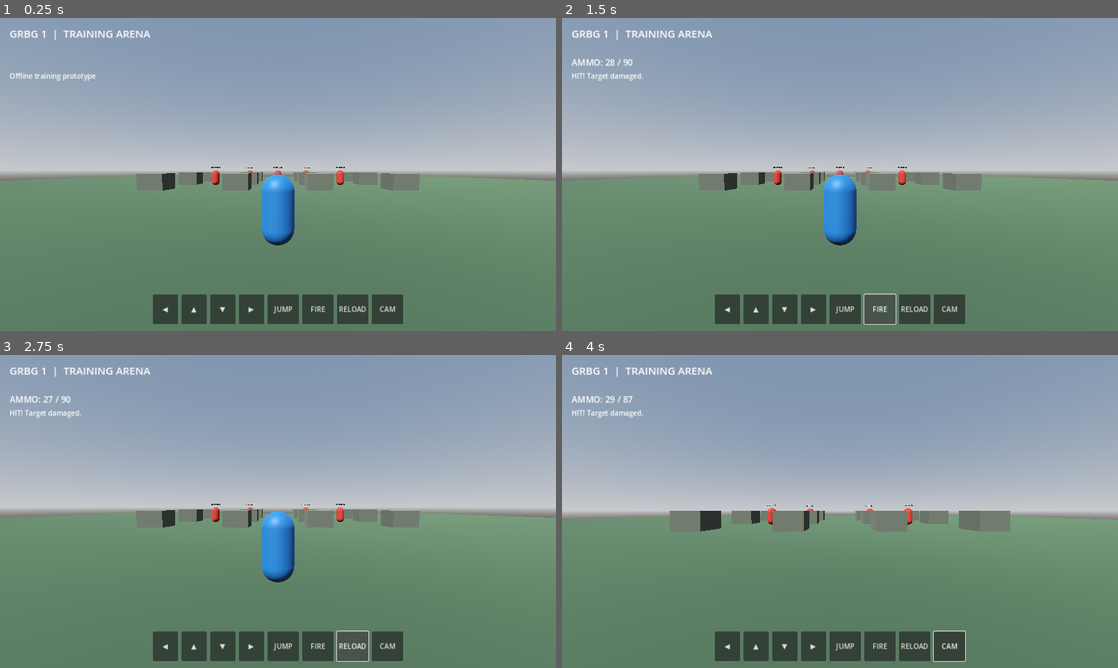
Above: before the commit, frames 1-4 (two rows, left to right).
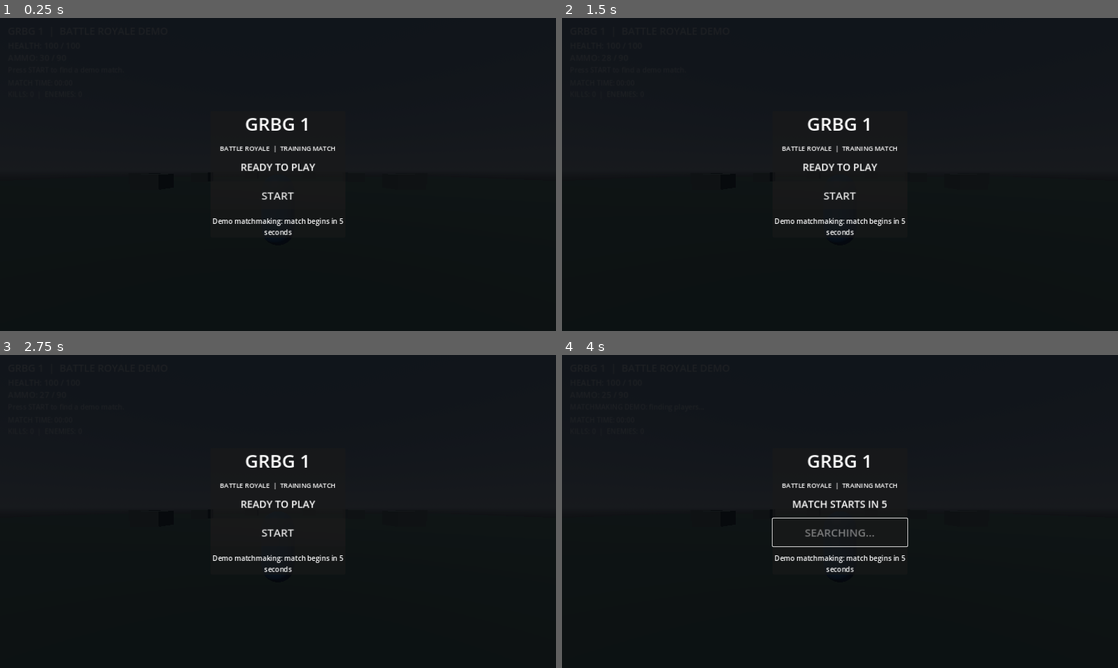
Above: after the commit, the same moments.

Repository: rakeshbaraiya365-afk/GRGB1
Game: Godot game, scene res://scenes/main.tscn
The game is run twice, just before and just after one commit, with the same random seed, the same clock (stepped at 60 frames per second) and the same inputs.
Inputs (mouse positions are in pixels of both pictures, inside the frame that each line leads up to):
- Up to frame 1 (0.25 s): no input
- Up to frame 2 (1.5 s): click (845, 309) at 0.5 s, where only the run before the commit has a clickable "JUMP"; click (878, 309) at 1.25 s, where only the run before the commit has a clickable "FIRE"
- Up to frame 3 (2.75 s): click (350, 646) at 2 s, where only the run before the commit has a clickable "RELOAD"
- Up to frame 4 (4 s): click (951, 646) at 2.75 s, where only the run before the commit has a clickable "CAM"; click (840, 533) at 3.5 s, where only the run after the commit has a clickable "START"

The runs differ from the first frame. In frame 1, 100% of the frame differs, in the area x 0-100%, y 0-100%; in frame 2, 100%; in frame 3, 100%; in frame 4, 100%.

Commit message:
Add five-second matchmaking demo and soldier AI enemies

Diff:
--- /dev/null
+++ b/scripts/enemy_ai.gd
@@ -0,0 +1,187 @@
+extends CharacterBody3D
+class_name GRBGEnemy
+
+signal defeated(enemy: Node3D)
+
+const MOVE_SPEED := 3.4
+const GRAVITY := 18.0
+const DETECT_RANGE := 38.0
+const ATTACK_RANGE := 19.0
+const ATTACK_INTERVAL := 1.35
+const DAMAGE := 7
+
+var target_player: Node3D
+var health := 120
+var attack_timer := 1.0
+var label: Label3D
+var vest_material: StandardMaterial3D
+
+func _ready() -> void:
+	_build_collision()
+	_build_soldier_model()
+
+func _build_collision() -> void:
+	var collision := CollisionShape3D.new()
+	var capsule := CapsuleShape3D.new()
+	capsule.radius = 0.40
+	capsule.height = 1.85
+	collision.shape = capsule
+	collision.position.y = 0.93
+	add_child(collision)
+
+func _material(color: Color, metallic: float = 0.0) -> StandardMaterial3D:
+	var material := StandardMaterial3D.new()
+	material.albedo_color = color
+	material.roughness = 0.78
+	material.metallic = metallic
+	return material
+
+func _part(mesh: Mesh, position: Vector3, material: Material, rotation: Vector3 = Vector3.ZERO, scale: Vector3 = Vector3.ONE) -> MeshInstance3D:
+	var instance := MeshInstance3D.new()
+	instance.mesh = mesh
+	instance.position = position
+	instance.rotation = rotation
+	instance.scale = scale
+	instance.material_override = material
+	add_child(instance)
+	return instance
+
+func _capsule(radius: float, height: float, position: Vector3, material: Material, rotation: Vector3 = Vector3.ZERO) -> void:
+	var mesh := CapsuleMesh.new()
+	mesh.radius = radius
+	mesh.height = height
+	_part(mesh, position, material, rotation)
+
+func _build_soldier_model() -> void:
+	var uniform := _material(Color(0.20, 0.27, 0.18))
+	var dark := _material(Color(0.075, 0.09, 0.075))
+	var skin := _material(Color(0.55, 0.36, 0.24))
+	var helmet_mat := _material(Color(0.13, 0.19, 0.13), 0.08)
+	vest_material = _material(Color(0.30, 0.34, 0.22))
+	var metal := _material(Color(0.10, 0.12, 0.12), 0.55)
+
+	# Boots and legs
+	var boot_mesh := BoxMesh.new()
+	boot_mesh.size = Vector3(0.34, 0.20, 0.48)
+	_part(boot_mesh, Vector3(-0.17, 0.12, -0.04), dark)
+	_part(boot_mesh, Vector3(0.17, 0.12, -0.04), dark)
+	_capsule(0.16, 0.78, Vector3(-0.17, 0.48, 0), uniform)
+	_capsule(0.16, 0.78, Vector3(0.17, 0.48, 0), uniform)
+
+	# Torso, tactical vest and shoulder pads
+	_capsule(0.34, 0.92, Vector3(0, 1.15, 0), uniform)
+	var vest := BoxMesh.new()
+	vest.size = Vector3(0.62, 0.60, 0.30)
+	_part(vest, Vector3(0, 1.22, -0.04), vest_material)
+	var shoulder := SphereMesh.new()
+	shoulder.radius = 0.19
+	shoulder.height = 0.36
+	_part(shoulder, Vector3(-0.39, 1.43, 0), uniform)
+	_part(shoulder, Vector3(0.39, 1.43, 0), uniform)
+
+	# Arms
+	_capsule(0.13, 0.72, Vector3(-0.43, 1.17, -0.03), uniform, Vector3(0, 0, -0.22))
+	_capsule(0.13, 0.72, Vector3(0.43, 1.17, -0.18), uniform, Vector3(0, 0, 0.22))
+	var glove := SphereMesh.new()
+	glove.radius = 0.13
+	glove.height = 0.22
+	_part(glove, Vector3(-0.48, 0.82, -0.10), dark)
+	_part(glove, Vector3(0.48, 0.84, -0.30), dark)
+
+	# Head, face and helmet
+	var head := SphereMesh.new()
+	head.radius = 0.22
+	head.height = 0.43
+	_part(head, Vector3(0, 1.83, 0), skin)
+	var helmet := SphereMesh.new()
+	helmet.radius = 0.25
+	helmet.height = 0.25
+	_part(helmet, Vector3(0, 2.00, 0.015), helmet_mat)
+	var visor := BoxMesh.new()
+	visor.size = Vector3(0.30, 0.055, 0.10)
+	_part(visor, Vector3(0, 1.88, -0.19), dark)
+
+	# Backpack
+	var pack := BoxMesh.new()
+	pack.size = Vector3(0.40, 0.58, 0.22)
+	_part(pack, Vector3(0, 1.23, 0.24), dark)
+
+	# Rifle silhouette held across the chest
+	var rifle := BoxMesh.new()
+	rifle.size = Vector3(0.13, 0.14, 0.82)
+	_part(rifle, Vector3(0.38, 1.23, -0.48), metal, Vector3(0, 0, -0.10))
+	var barrel := CylinderMesh.new()
+	barrel.top_radius = 0.035
+	barrel.bottom_radius = 0.035
+	barrel.height = 0.50
+	_part(barrel, Vector3(0.38, 1.23, -1.10), metal, Vector3(PI / 2.0, 0, 0))
+	var stock := BoxMesh.new()
+	stock.size = Vector3(0.15, 0.19, 0.22)
+	_part(stock, Vector3(0.38, 1.23, -0.05), dark)
+
+	label = Label3D.new()
+	label.text = "ENEMY 120 HP"
+	label.position = Vector3(0, 2.35, 0)
+	label.billboard = BaseMaterial3D.BILLBOARD_ENABLED
+	label.font_size = 28
+	add_child(label)
+
+func _physics_process(delta: float) -> void:
+	if target_player == null or not is_instance_valid(target_player):
+		return
+	if target_player.get("health") <= 0:
+		velocity.x = move_toward(velocity.x, 0.0, MOVE_SPEED * delta)
+		velocity.z = move_toward(velocity.z, 0.0, MOVE_SPEED * delta)
+		_apply_gravity(delta)
+		move_and_slide()
+		return
+
+	attack_timer = maxf(attack_timer - delta, 0.0)
+	var offset := target_player.global_position - global_position
+	var flat_offset := Vector3(offset.x, 0, offset.z)
+	var distance := flat_offset.length()
+
+	if distance <= DETECT_RANGE:
+		if distance > 1.8:
+			var direction := flat_offset.normalized()
+			velocity.x = direction.x * MOVE_SPEED
+			velocity.z = direction.z * MOVE_SPEED
+		else:
+			velocity.x = move_toward(velocity.x, 0.0, MOVE_SPEED * 4.0 * delta)
+			velocity.z = move_toward(velocity.z, 0.0, MOVE_SPEED * 4.0 * delta)
+		if distance > 0.1:
+			look_at(Vector3(target_player.global_position.x, global_position.y, target_player.global_position.z), Vector3.UP)
+		if distance <= ATTACK_RANGE and attack_timer <= 0.0:
+			_try_attack()
+			attack_timer = ATTACK_INTERVAL
+	else:
+		velocity.x = move_toward(velocity.x, 0.0, MOVE_SPEED * delta)
+		velocity.z = move_toward(velocity.z, 0.0, MOVE_SPEED * delta)
+
+	_apply_gravity(delta)
+	move_and_slide()
+
+func _apply_gravity(delta: float) -> void:
+	if not is_on_floor():
+		velocity.y -= GRAVITY * delta
+	else:
+		velocity.y = 0.0
+
+func _try_attack() -> void:
+	var from := global_position + Vector3(0, 1.55, 0)
+	var to := target_player.global_position + Vector3(0, 1.25, 0)
+	var query := PhysicsRayQueryParameters3D.create(from, to)
+	query.exclude = [get_rid()]
+	var hit := get_world_3d().direct_space_state.intersect_ray(query)
+	if not hit.is_empty() and hit.get("collider") == target_player:
+		if target_player.has_method("take_damage"):
+			target_player.take_damage(DAMAGE)
+
+func apply_damage(amount: int) -> void:
+	health = maxi(health - amount, 0)
+	if is_instance_valid(label):
+		label.text = "ENEMY %d HP" % health
+	if health <= 0:
+		set_physics_process(false)
+		defeated.emit(self)
+		queue_free()
--- a/scripts/main.gd
+++ b/scripts/main.gd
@@ -1,19 +1,55 @@
 extends Node3D
 
 const PLAYER_SCRIPT = preload("res://scripts/player.gd")
-const TARGET_SCRIPT = preload("res://scripts/target_dummy.gd")
-
+const ENEMY_SCRIPT = preload("res://scripts/enemy_ai.gd")
+
+const ENEMY_SPAWNS := [
+	Vector3(-10, 0.05, -20),
+	Vector3(-5, 0.05, -25),
+	Vector3(0, 0.05, -29),
+	Vector3(5, 0.05, -25),
+	Vector3(10, 0.05, -20),
+	Vector3(0, 0.05, -38)
+]
+
+enum MatchState { LOBBY, COUNTDOWN, PLAYING, FINISHED }
+
+var match_state := MatchState.LOBBY
+var countdown_remaining := 0.0
+var match_elapsed := 0.0
+var kills := 0
 var player: GRBGPlayer
+var enemies: Array[Node3D] = []
+
 var health_label: Label
 var ammo_label: Label
 var status_label: Label
-var fire_button: Button
+var match_label: Label
+var kills_label: Label
+var countdown_label: Label
+var start_button: Button
+var lobby_overlay: ColorRect
+var controls_grid: GridContainer
 
 func _ready() -> void:
 	_build_world()
 	_spawn_player()
-	_spawn_targets()
 	_build_hud()
+
+func _process(delta: float) -> void:
+	if match_state == MatchState.COUNTDOWN:
+		countdown_remaining -= delta
+		countdown_label.text = "MATCH STARTS IN %d" % maxi(1, ceili(countdown_remaining))
+		if countdown_remaining <= 0.0:
+			_begin_match()
+	elif match_state == MatchState.PLAYING:
+		match_elapsed += delta
+		match_label.text = "MATCH TIME: %s" % _format_time(match_elapsed)
+		_update_enemy_count()
+
+func _format_time(seconds: float) -> String:
+	var total := int(seconds)
+	return "%02d:%02d" % [total / 60, total % 60]
 
 func _build_world() -> void:
 	var environment := WorldEnvironment.new()
@@ -50,24 +86,31 @@
 	ground.add_child(ground_collision)
 	add_child(ground)
 
-	for i in range(12):
+	# Scattered low cover, leaving open lanes for the demo enemy AI.
+	var cover_positions := [
+		Vector3(-13, 0, -9), Vector3(13, 0, -9),
+		Vector3(-13, 0, -23), Vector3(13, 0, -23),
+		Vector3(-6, 0, -34), Vector3(7, 0, -35),
+		Vector3(-19, 0, -17), Vector3(19, 0, -17)
+	]
+	for position in cover_positions:
 		var block := StaticBody3D.new()
 		var mesh_instance := MeshInstance3D.new()
 		var box := BoxMesh.new()
-		box.size = Vector3(2.4, 1.6, 2.4)
+		box.size = Vector3(2.8, 1.5, 2.8)
 		mesh_instance.mesh = box
 		var material := StandardMaterial3D.new()
 		material.albedo_color = Color(0.34, 0.37, 0.32)
 		mesh_instance.material_override = material
-		mesh_instance.position.y = 0.8
+		mesh_instance.position.y = 0.75
 		block.add_child(mesh_instance)
 		var collider := CollisionShape3D.new()
 		var box_shape := BoxShape3D.new()
 		box_shape.size = box.size
 		collider.shape = box_shape
-		collider.position.y = 0.8
+		collider.position.y = 0.75
 		block.add_child(collider)
-		block.position = Vector3(float((i % 4) * 8 - 12), 0, float(int(i / 4) * -8 - 8))
+		block.position = position
 		add_child(block)
 
 func _spawn_player() -> void:
@@ -79,12 +122,6 @@
 	player.ammo_changed.connect(_on_ammo_changed)
 	add_child(player)
 
-func _spawn_targets() -> void:
-	for i in range(5):
-		var target: GRBGTargetDummy = TARGET_SCRIPT.new()
-		target.position = Vector3(float((i - 2) * 4), 0, -14.0 - float(i % 2) * 3.0)
-		add_child(target)
-
 func _build_hud() -> void:
 	var layer := CanvasLayer.new()
 	add_child(layer)
@@ -93,60 +130,155 @@
 	layer.add_child(root)
 
 	var title := Label.new()
-	title.text = "GRBG 1  |  TRAINING ARENA"
-	title.position = Vector2(22, 18)
-	title.add_theme_font_size_override("font_size", 24)
+	title.text = "GRBG 1  |  BATTLE ROYALE DEMO"
+	title.position = Vector2(18, 14)
+	title.add_theme_font_size_override("font_size", 23)
 	root.add_child(title)
 
 	health_label = Label.new()
-	health_label.position = Vector2(22, 58)
-	health_label.add_theme_font_size_override("font_size", 20)
+	health_label.position = Vector2(18, 50)
+	health_label.add_theme_font_size_override("font_size", 19)
 	root.add_child(health_label)
 
 	ammo_label = Label.new()
-	ammo_label.position = Vector2(22, 88)
-	ammo_label.add_theme_font_size_override("font_size", 20)
+	ammo_label.position = Vector2(18, 78)
+	ammo_label.add_theme_font_size_override("font_size", 19)
 	root.add_child(ammo_label)
 
 	status_label = Label.new()
-	status_label.text = "Offline training prototype"
-	status_label.position = Vector2(22, 122)
+	status_label.text = "Press START to find a demo match."
+	status_label.position = Vector2(18, 108)
 	status_label.add_theme_font_size_override("font_size", 16)
 	root.add_child(status_label)
 
-	var controls := HBoxContainer.new()
-	controls.set_anchors_preset(Control.PRESET_BOTTOM_WIDE)
-	controls.offset_left = 16
-	controls.offset_top = -84
-	controls.offset_right = -16
-	controls.offset_bottom = -16
-	controls.alignment = BoxContainer.ALIGNMENT_CENTER
-	controls.add_theme_constant_override("separation", 8)
-	root.add_child(controls)
-
-	_add_hold_button(controls, "◀", Vector2.LEFT)
-	_add_hold_button(controls, "▲", Vector2.UP)
-	_add_hold_button(controls, "▼", Vector2.DOWN)
-	_add_hold_button(controls, "▶", Vector2.RIGHT)
-	_add_action_button(controls, "JUMP", _on_jump_pressed)
-	_add_action_button(controls, "FIRE", _on_fire_pressed)
-	_add_action_button(controls, "RELOAD", _on_reload_pressed)
-	_add_action_button(controls, "CAM", _on_camera_pressed)
-
-func _add_hold_button(parent: Control, caption: String, direction: Vector2) -> void:
+	match_label = Label.new()
+	match_label.text = "MATCH TIME: 00:00"
+	match_label.position = Vector2(18, 138)
+	match_label.add_theme_font_size_override("font_size", 16)
+	root.add_child(match_label)
+
+	kills_label = Label.new()
+	kills_label.text = "KILLS: 0  |  ENEMIES: 0"
+	kills_label.position = Vector2(18, 164)
+	kills_label.add_theme_font_size_override("font_size", 16)
+	root.add_child(kills_label)
+
+	controls_grid = GridContainer.new()
+	controls_grid.columns = 4
+	controls_grid.set_anchors_preset(Control.PRESET_BOTTOM_WIDE)
+	controls_grid.offset_left = 12
+	controls_grid.offset_top = -112
+	controls_grid.offset_right = -12
+	controls_grid.offset_bottom = -12
+	controls_grid.add_theme_constant_override("h_separation", 7)
+	controls_grid.add_theme_constant_override("v_separation", 6)
+	root.add_child(controls_grid)
+	_add_hold_button("◀", Vector2.LEFT)
+	_add_hold_button("▲", Vector2.UP)
+	_add_hold_button("▼", Vector2.DOWN)
+	_add_hold_button("▶", Vector2.RIGHT)
+	_add_action_button("JUMP", _on_jump_pressed)
+	_add_action_button("FIRE", _on_fire_pressed)
+	_add_action_button("RELOAD", _on_reload_pressed)
+	_add_action_button("CAM", _on_camera_pressed)
+	controls_grid.visible = false
+
+	_build_lobby_overlay(root)
+	_on_health_changed(player.health, player.max_health)
+	_on_ammo_changed(player.magazine, player.reserve_ammo)
+
+func _build_lobby_overlay(root: Control) -> void:
+	lobby_overlay = ColorRect.new()
+	lobby_overlay.color = Color(0.015, 0.025, 0.04, 0.90)
+	lobby_overlay.set_anchors_and_offsets_preset(Control.PRESET_FULL_RECT)
+	root.add_child(lobby_overlay)
+
+	var center := CenterContainer.new()
+	center.set_anchors_and_offsets_preset(Control.PRESET_FULL_RECT)
+	lobby_overlay.add_child(center)
+
+	var panel := PanelContainer.new()
+	panel.custom_minimum_size = Vector2(310, 250)
+	center.add_child(panel)
+
+	var column := VBoxContainer.new()
+	column.alignment = BoxContainer.ALIGNMENT_CENTER
+	column.add_theme_constant_override("separation", 16)
+	panel.add_child(column)
+
+	var logo := Label.new()
+	logo.text = "GRBG 1"
+	logo.horizontal_alignment = HORIZONTAL_ALIGNMENT_CENTER
+	logo.add_theme_font_size_override("font_size", 42)
+	column.add_child(logo)
+
+	var subtitle := Label.new()
+	subtitle.text = "BATTLE ROYALE  |  TRAINING MATCH"
+	subtitle.horizontal_alignment = HORIZONTAL_ALIGNMENT_CENTER
+	subtitle.add_theme_font_size_override("font_size", 15)
+	column.add_child(subtitle)
+
+	countdown_label = Label.new()
+	countdown_label.text = "READY TO PLAY"
+	countdown_label.horizontal_alignment = HORIZONTAL_ALIGNMENT_CENTER
+	countdown_label.add_theme_font_size_override("font_size", 23)
+	column.add_child(countdown_label)
+
+	start_button = Button.new()
+	start_button.text = "START"
+	start_button.custom_minimum_size = Vector2(250, 64)
+	start_button.add_theme_font_size_override("font_size", 25)
+	start_button.pressed.connect(_on_start_pressed)
+	column.add_child(start_button)
+
+	var note := Label.new()
+	note.text = "Demo matchmaking: match begins in 5 seconds"
+	note.horizontal_alignment = HORIZONTAL_ALIGNMENT_CENTER
+	note.autowrap_mode = TextServer.AUTOWRAP_WORD_SMART
+	column.add_child(note)
+
+func _on_start_pressed() -> void:
+	if match_state != MatchState.LOBBY:
+		return
+	match_state = MatchState.COUNTDOWN
+	countdown_remaining = 5.0
+	start_button.disabled = true
+	start_button.text = "SEARCHING..."
+	countdown_label.text = "MATCH STARTS IN 5"
+	status_label.text = "MATCHMAKING DEMO: finding players..."
+
+func _begin_match() -> void:
+	match_state = MatchState.PLAYING
+	lobby_overlay.visible = false
+	controls_grid.visible = true
+	countdown_label.text = "MATCH STARTED"
+	status_label.text = "6 AI enemies entered the training match."
+	match_elapsed = 0.0
+	kills = 0
+	for i in range(ENEMY_SPAWNS.size()):
+		var enemy: Node3D = ENEMY_SCRIPT.new()
+		enemy.name = "DemoEnemy_%02d" % (i + 1)
+		enemy.set("target_player", player)
+		enemy.position = ENEMY_SPAWNS[i]
+		enemy.connect("defeated", _on_enemy_defeated)
+		add_child(enemy)
+		enemies.append(enemy)
+	_update_enemy_count()
+
+func _add_hold_button(caption: String, direction: Vector2) -> void:
 	var button := Button.new()
 	button.text = caption
-	button.custom_minimum_size = Vector2(58, 58)
+	button.custom_minimum_size = Vector2(48, 48)
 	button.button_down.connect(func(): player.set_move_vector(direction))
 	button.button_up.connect(func(): player.set_move_vector(Vector2.ZERO))
-	parent.add_child(button)
-
-func _add_action_button(parent: Control, caption: String, action: Callable) -> void:
+	controls_grid.add_child(button)
+
+func _add_action_button(caption: String, action: Callable) -> void:
 	var button := Button.new()
 	button.text = caption
-	button.custom_minimum_size = Vector2(72, 58)
+	button.custom_minimum_size = Vector2(58, 48)
 	button.pressed.connect(action)
-	parent.add_child(button)
+	controls_grid.add_child(button)
 
 func _on_jump_pressed() -> void:
 	player.jump()
@@ -167,15 +299,30 @@
 	if hit.is_empty():
 		return
 	var collider: Object = hit.get("collider")
-	if collider is GRBGTargetDummy:
+	if collider != null and collider.has_method("apply_damage"):
 		collider.apply_damage(34)
-		status_label.text = "HIT! Target damaged."
+		status_label.text = "HIT! Enemy took damage."
+
+func _on_enemy_defeated(enemy: Node3D) -> void:
+	kills += 1
+	status_label.text = "ENEMY ELIMINATED!"
+	_update_enemy_count()
+	if kills >= ENEMY_SPAWNS.size():
+		match_state = MatchState.FINISHED
+		status_label.text = "BOOYAH! DEMO MATCH WON!"
+
+func _update_enemy_count() -> void:
+	var remaining := 0
+	for enemy in enemies:
+		if is_instance_valid(enemy):
+			remaining += 1
+	kills_label.text = "KILLS: %d  |  ENEMIES: %d" % [kills, remaining]
 
 func _on_health_changed(current: int, maximum: int) -> void:
 	if is_instance_valid(health_label):
 		health_label.text = "HEALTH: %d / %d" % [current, maximum]
 		if current <= 0:
-			status_label.text = "YOU ARE DOWN - restart the scene to retry."
+			status_label.text = "YOU ARE DOWN - demo match over."
 
 func _on_ammo_changed(magazine: int, reserve: int) -> void:
 	if is_instance_valid(ammo_label):
--- a/scripts/player.gd
+++ b/scripts/player.gd
@@ -114,7 +114,7 @@
 		velocity.y = JUMP_VELOCITY
 
 func shoot() -> void:
-	if fire_cooldown > 0.0 or reload_timer > 0.0:
+	if health <= 0 or fire_cooldown > 0.0 or reload_timer > 0.0:
 		return
 	if magazine <= 0:
 		reload_weapon()
@@ -139,6 +139,8 @@
 	ammo_changed.emit(magazine, reserve_ammo)
 
 func take_damage(amount: int) -> void:
+	if health <= 0:
+		return
 	health = maxi(health - amount, 0)
 	health_changed.emit(health, max_health)
 	if health <= 0:
Not shown, changed: docs/ROADMAP.md
